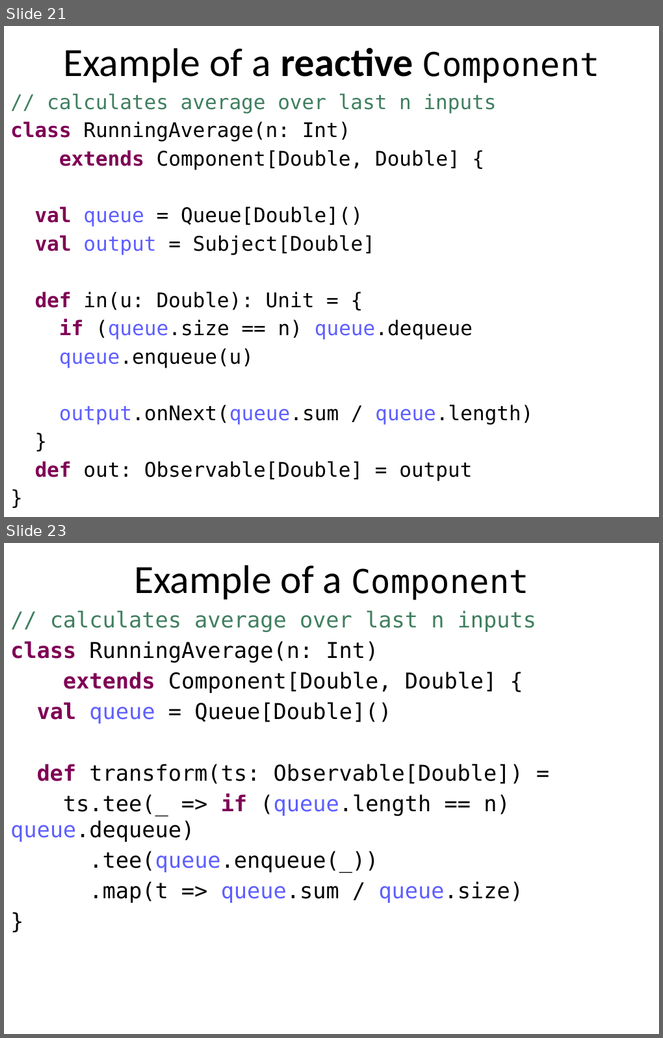
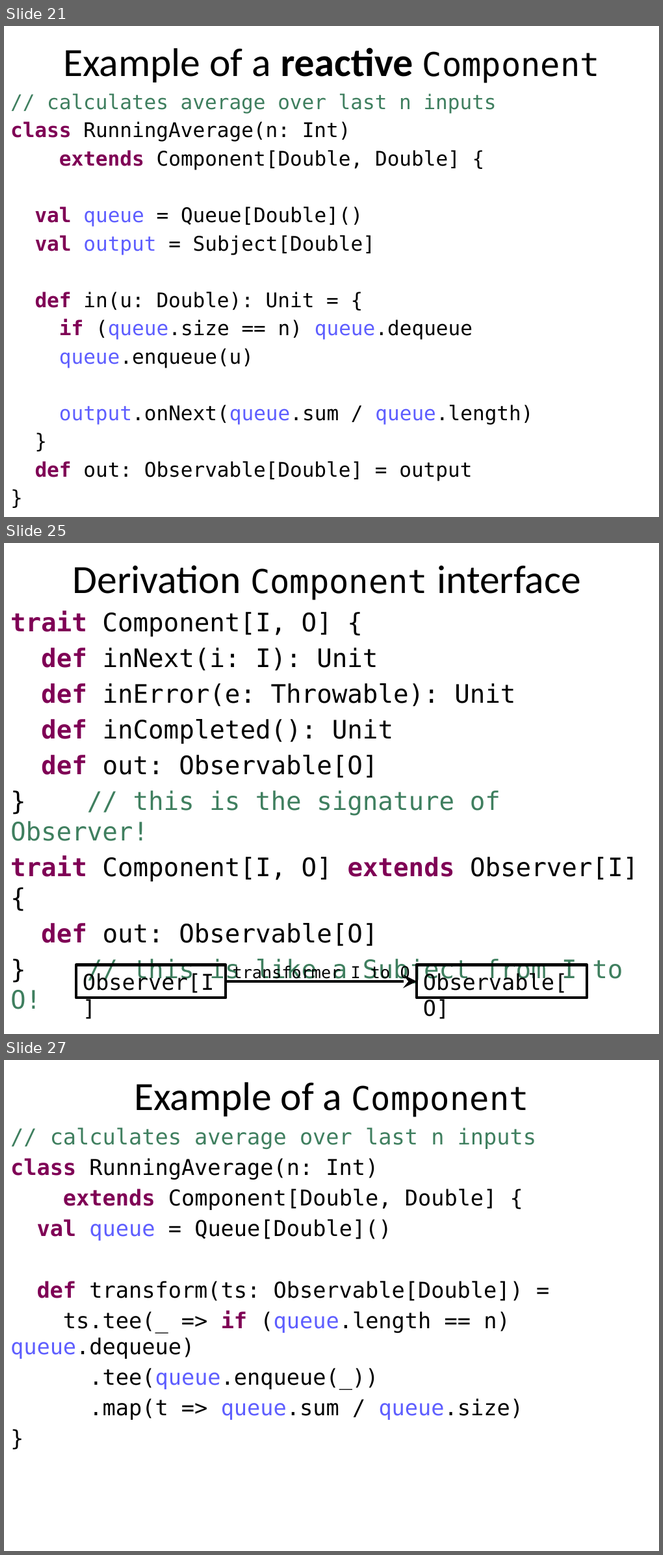
Before and after one commit to rvanheest/Thesis-Feedback-Control-Report-and-Presentation, a slide deck: Derivation of Component.pptx. Shown one above the other, each under a label of ours: slides 21 and 23 before the commit, slides 21, 25 and 27 after it; the slides between them are not shown. The pictures are 663x1038 and 663x1555 pixels, drawn with LibreOffice and Linux fonts; fonts in the diff are those of the drawing. Boxes give left, top, right and bottom in pixels: in the first picture for what was removed or moved away, otherwise in the second. Text is boxed around its words. In the diff, an @@ line names an element or a change of style, - is before the commit and + after.

Commit message:
Improved the derivation of the Component interface

```diff
--- a/Derivation of Component.pptx
+++ b/Derivation of Component.pptx
@@ slide 25 added at [4,543,659,1034], background #FFFFFF @@
@@ text added at [73,565,581,600], 44 pt, text #000000 @@
+Derivation Component interface
@@ text added at [10,611,638,1010], 28 pt, text #000000 @@
+trait Component[I, O] {
+def inNext(i: I): Unit
+def inError(e: Throwable): Unit
+def inCompleted(): Unit
+def out: Observable[O]
+} // this is the signature of Observer!
+trait Component[I, O] extends Observer[I] {
+def out: Observable[O]
+} // this is like a Subject from I to O!
@@ group added at [76,965,587,998]: 2 rectangles, 1 text, 1 arrow @@
+transformer I to O
+Observer[I]
+Observable[O]
@@ what was slide 23 is now slide 27 @@
```
Also in this commit, not shown: 1 slide changed, 3 other slides added.
